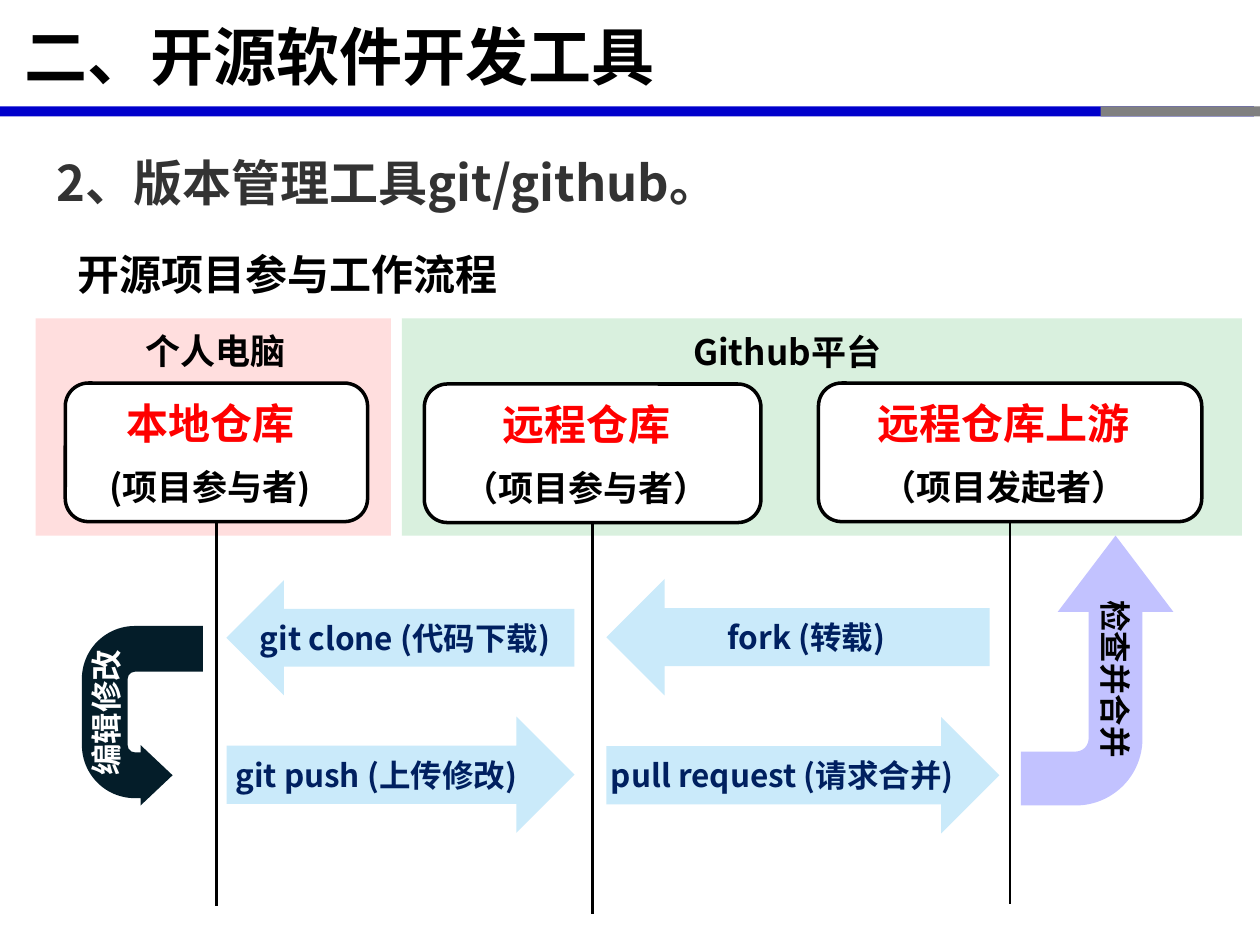
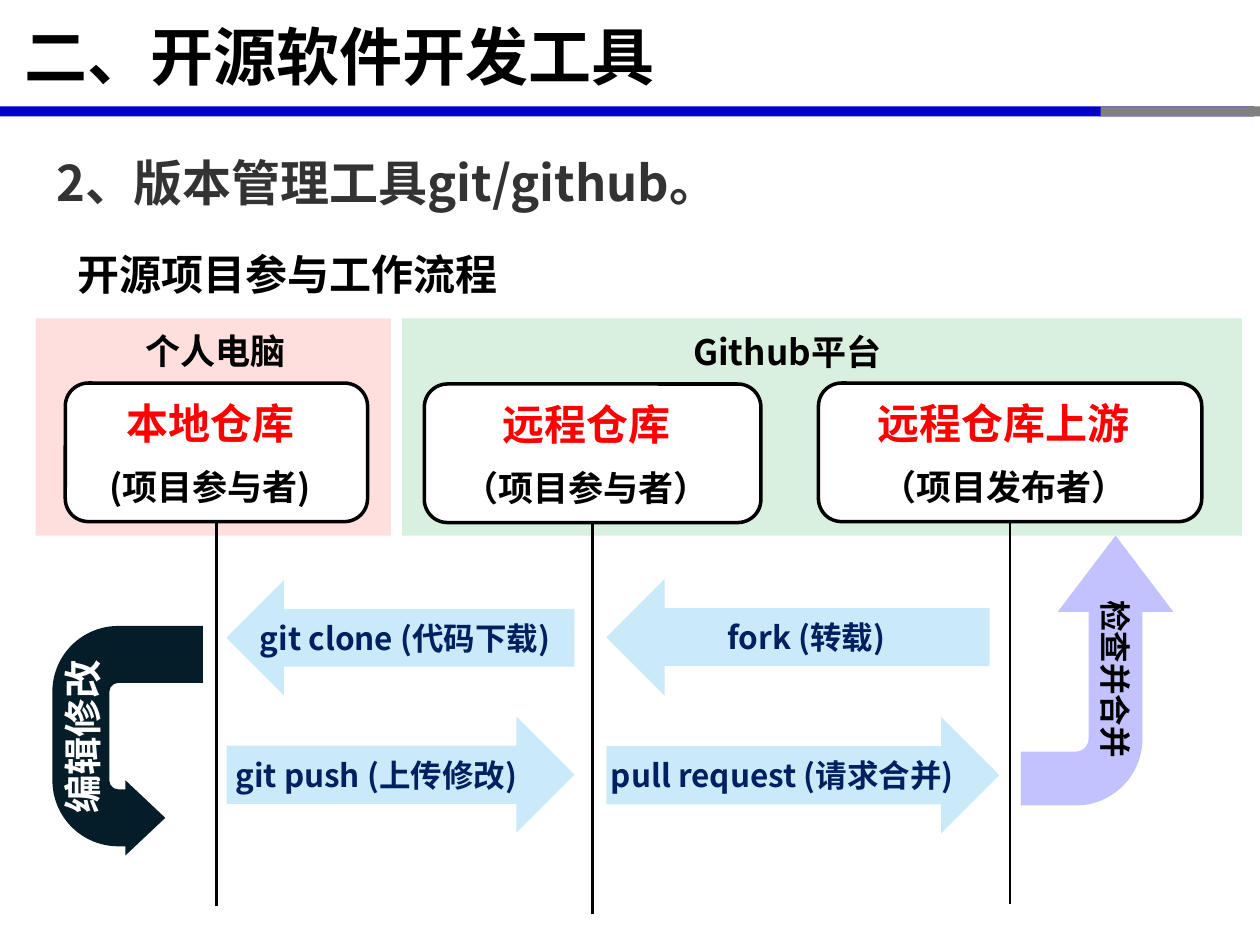
Before and after one commit to xinluo2018/open-source-gis-course, a slide deck: slide 16 of 第3章-开源GIS软件开发环境-6课时/第3章-开源GIS软件开发环境-Python开发环境配置-4学时.pptx. Drawn at 1260x945 pixels with LibreOffice and Linux fonts; fonts in the diff are those of the drawing. Boxes give left, top, right and bottom in pixels: in the first picture for what was removed or moved away, otherwise in the second. Text is boxed around its words. In the diff, an @@ line names an element or a change of style, - is before the commit and + after.

```diff
--- a/第3章-开源GIS软件开发环境-6课时/第3章-开源GIS软件开发环境-Python开发环境配置-4学时.pptx
+++ b/第3章-开源GIS软件开发环境-6课时/第3章-开源GIS软件开发环境-Python开发环境配置-4学时.pptx
@@ text in rounded rectangle at (881, 470, 1126, 504): text changed @@
-（项目发起者）
+（项目发布者）
@@ uturn arrow: place and size @@
-uturn arrow at (82, 626, 203, 805)
+uturn arrow at (52, 626, 202, 855)
@@ text "编辑修改": place and size @@
-text "编辑修改" at (82, 662, 128, 772)
+text "编辑修改" at (53, 675, 109, 809)
@@ text "编辑修改" at (53, 675, 109, 809): size 18 to 22 pt; more space between paragraphs @@
```
Also in this commit, not shown: 1 other slide changed.
